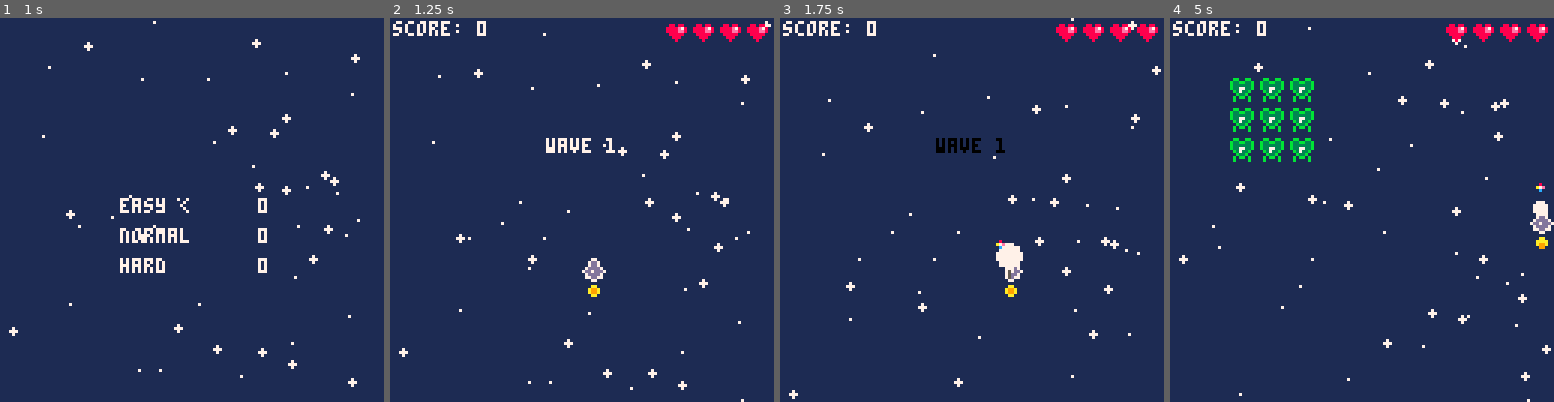
Above: before the commit, frames 1-4 (left to right).
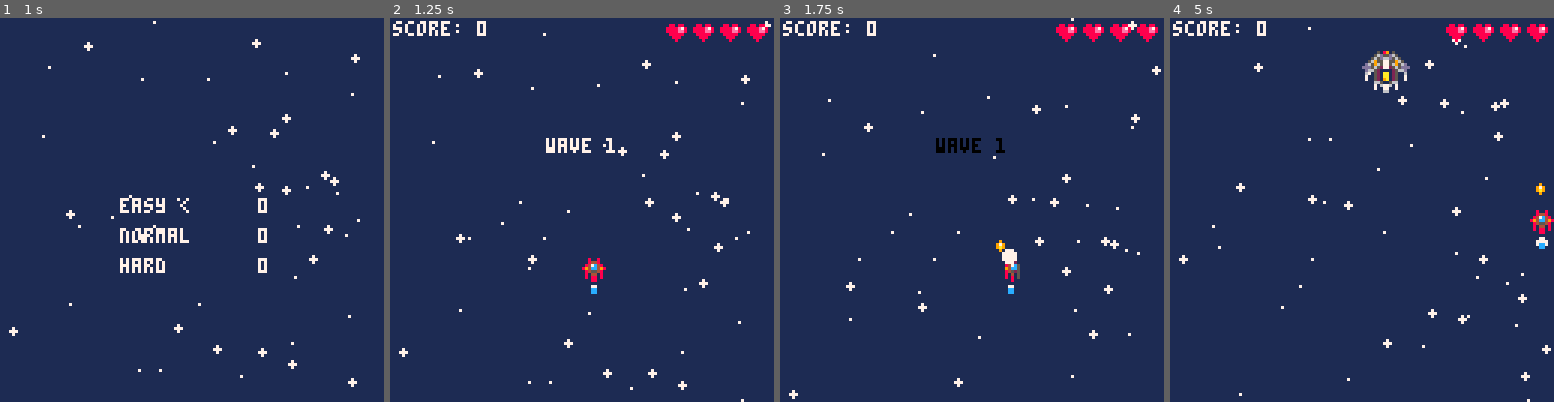
Above: after the commit, the same moments.

Repository: ehmtang/shmup_p8
Game: PICO-8 cartridge cart.p8
Same seed, same stepped clock (60 frames per second), same inputs: the game is played once before the commit and once after it.
Inputs:
- Up to frame 1 (1 s): tap X (X key) at 0.33 s; tap O (Z key) at 0.7 s
- Up to frame 2 (1.25 s): tap X (X key) at 1.07 s
- Up to frame 3 (1.75 s): hold Right from 1.6 s (still down); tap O (Z key) at 1.7 s
- Up to frame 4 (5 s): tap X (X key) at 1.85, 2.97, 4.08 s; release Right at 2.1 s; tap O (Z key) every 0.4 s from 2.1 to 4.9 s; hold Up 2.15-2.42 s; hold Right 2.47-3.03 s; hold Left 3.08-3.58 s; hold Down 3.63-3.97 s; hold Right 4.02-4.68 s; hold Up from 4.73 s (still down)

Frame 1 is identical in both runs. In frame 2, 0.3% of the frame differs, in the area x 50-57%, y 62-73%; in frame 3, 0.5%; in frame 4, 3.6%, in the area x 15-100%, y 8-61%.

Commit message:
new sprites added boss

Diff:
--- a/scripts/objects/camera.lua
+++ b/scripts/objects/camera.lua
@@ -13,8 +13,9 @@
     cy2 = {},
     cy3 = {},
 
-    shake_time = 0,  -- Timer for how long shake lasts
+    shake_time = 0,
     shake_amplitude = 0,
+    shake_duration = 0,
     timer = 0,
 
     init = function (_ENV)
@@ -23,17 +24,20 @@
 
     update = function(_ENV)
         if shake_time > 0 then
-            shake_time = shake_time - g_dt  -- Decrease shake time
+            shake_time -= g_dt
+
+            local progress = 1 - (shake_time / shake_duration)
+            local easing_factor = easeOutQuad(progress)
 
             local fx1 = cx1[1] * sin(cx1[2] * g_time + cx1[3])
             local fx2 = cx2[1] * sin(cx2[2] * g_time + cx2[3])
             local fx3 = cx3[1] * sin(cx3[2] * g_time + cx3[3])
-            offX = (fx1 + fx2 + fx3) * shake_amplitude
+            offX = (fx1 + fx2 + fx3) * shake_amplitude * easing_factor
 
             local fy1 = cy1[1] * sin(cy1[2] * g_time + cy1[3])
             local fy2 = cy2[1] * sin(cy2[2] * g_time + cy2[3])
             local fy3 = cy3[1] * sin(cy3[2] * g_time + cy3[3])
-            offY = (fy1 + fy2 + fy3) * shake_amplitude
+            offY = (fy1 + fy2 + fy3) * shake_amplitude * easing_factor
         else
             offX, offY = 0, 0
         end
@@ -55,5 +59,6 @@
     set_shake = function(_ENV, amplitude, duration)
         shake_amplitude = amplitude
         shake_time = duration
+        shake_duration = duration
     end
 })
--- a/scripts/objects/enemy.lua
+++ b/scripts/objects/enemy.lua
@@ -178,17 +178,34 @@
 })
 
 
-enemyA_obj = enemy_obj:new({
+enemyBoss_obj = enemy_obj:new({
     init = function(_ENV)
         game_object:init()
-        spr_id = 21
+        spr_id = 25
         anim_spd = 0.2
-        nframes = 4
-        name = "enemy"
+        nframes = 0
+        name = "enemyBoss"
         rad = 10
-        spr_w = 8
-        spr_h = 8
+        spr_w = 16
+        spr_h = 16
         layer = LAYER_ENEMY
-        mask = LAYER_PLAYER | LAYER_PLAYER_BULLET
+        mask = LAYER_PLAYER_BULLET
+        lives = 10
+    end,
+
+    draw = function(_ENV)
+        -- Apply flash effect only if this enemy is hit
+        if flash_time > 0 then
+            pal(3, 7)
+            pal(11, 7)
+        end
+
+        spr_x = pos_x
+        spr_y = pos_y
+        --rectfill(spr_x, spr_y, spr_x + spr_w, spr_y + spr_h, 8)
+
+        spr(spr_id + frame, pos_x, pos_y, 2,2)
+        -- Reset palette after drawing this enemy
+        pal()
     end,
 })
--- a/scripts/objects/gameobject.lua
+++ b/scripts/objects/gameobject.lua
@@ -119,6 +119,10 @@
                 del(p_objs, obj)
             end
         end
+    end,
 
-    end,
+    clear_all = function (_ENV)
+        g_objs = {}
+        p_objs = {}
+    end
 })
--- a/scripts/objects/player.lua
+++ b/scripts/objects/player.lua
@@ -42,7 +42,7 @@
         exh_frame_pos = 0
         exh_nframes = 5
         muzzle_r = 0
-        muzzle_rmax = 5
+        muzzle_rmax = 3
         lives = 4
         full_heart_spr = 14
         empty_heart_spr = 15
@@ -132,10 +132,10 @@
             spr_id = 2
         end
 
-        --rectfill( spr_x, spr_y, spr_x + spr_w, spr_y+spr_h, 8 )
-
-        spr(exh_spr_id + exh_frame, pos_x, pos_y + 8)
-        spr(spr_id + frame, pos_x, pos_y)
+        if not is_hit or sin(g_time * 5) < 0.2 then
+            spr(exh_spr_id + exh_frame, pos_x, pos_y + 8)
+            spr(spr_id + frame, pos_x, pos_y)
+        end
 
         -- muzzle flash
         if muzzle_r ~= 0 then
--- a/scripts/scenes/gameover.lua
+++ b/scripts/scenes/gameover.lua
@@ -6,9 +6,9 @@
 
     update = function(_ENV)
         if btnp(5) then
-            return menu_fs
+            return splash_fs
         end
-
+        g_obj_manager:clear_all()
         return nil
     end,
 
--- a/scripts/scenes/level.lua
+++ b/scripts/scenes/level.lua
@@ -15,27 +15,35 @@
 
     enemies = {},
 
-    add_wave = function(_ENV, x, y, rows, cols)
-        add(wave_queue, { x, y, rows, cols })
+    add_wave = function(_ENV, x, y, rows, cols, type)
+        add(wave_queue, { x, y, rows, cols, type })
     end,
 
-    spawn_wave = function(_ENV, x0, y0, row, col)
-        for i = 1, row, 1 do
-            x = x0 + i * 10
-            for j = 1, col, 1 do
-                y = y0 + j * 10
-                enemy = enemy_obj:new({ pos_x = x, pos_y = y, n_wave = n_wave })
-                add(enemies, enemy)
-                add(g_obj_manager.g_objs, enemy)
+    spawn_wave = function(_ENV, x0, y0, row, col, type)
+        if type == enemy_obj then
+            for i = 1, row, 1 do
+                for j = 1, col, 1 do
+                    x = x0 + j * 10
+                    y = y0 + i * 10
+                    enemy = enemy_obj:new({ pos_x = x, pos_y = y, n_wave = n_wave })
+                    add(enemies, enemy)
+                    add(g_obj_manager.g_objs, enemy)
+                end
             end
+        elseif type == enemyBoss_obj then
+            enemy = enemyBoss_obj:new({ pos_x = x0, pos_y = y0, n_wave = n_wave })
+            add(enemies, enemy)
+            add(g_obj_manager.g_objs, enemy)
         end
     end,
 
+
     generate_wave_queue = function(_ENV)
         -- Add different waves
-        _ENV:add_wave(10, 10, 3, 3)
-        _ENV:add_wave(20, 20, 4, 4)
-        _ENV:add_wave(30, 30, 5, 5)
+        _ENV:add_wave(64, 10, 0, 0, enemyBoss_obj)
+        -- _ENV:add_wave(10, 10, 3, 3, enemy_obj)
+        -- _ENV:add_wave(20, 20, 4, 4, enemy_obj)
+        -- _ENV:add_wave(30, 30, 5, 5, enemy_obj)
     end,
 
     is_ready_for_next_queue = function(_ENV)
@@ -81,11 +89,19 @@
             elseif _ENV:is_ready_for_next_queue() then
                 wave_queue_idx += 1
                 local wave_desc = wave_queue[wave_queue_idx]
-                _ENV:spawn_wave(wave_desc[1], wave_desc[2], wave_desc[3], wave_desc[4])
+                _ENV:spawn_wave(wave_desc[1], wave_desc[2], wave_desc[3], wave_desc[4], wave_desc[5])
             end
 
             -- Go to Game Over flowstate
             if player.lives <= 0 then
+                n_wave = 1
+                state = LVL_ENTER
+                enter_time = 0
+                wave_queue = {}
+                timer_between_waves = 0
+                wave_queue_idx = 0
+                enemies = {}
+
                 player.active = false
                 return gameover_fs
             end
--- a/scripts/scenes/menu.lua
+++ b/scripts/scenes/menu.lua
@@ -4,7 +4,7 @@
     select = 0,
 
     begin = function(_ENV)
-        flowstates = { easy_fs, normal_fs, hard_fs }
+        flowstates = { level_fs, normal_fs, hard_fs }
         select = 1
     end,
 
Not shown, changed: 30 lines of the sprite sheet (__gfx__) section of cart.p8
